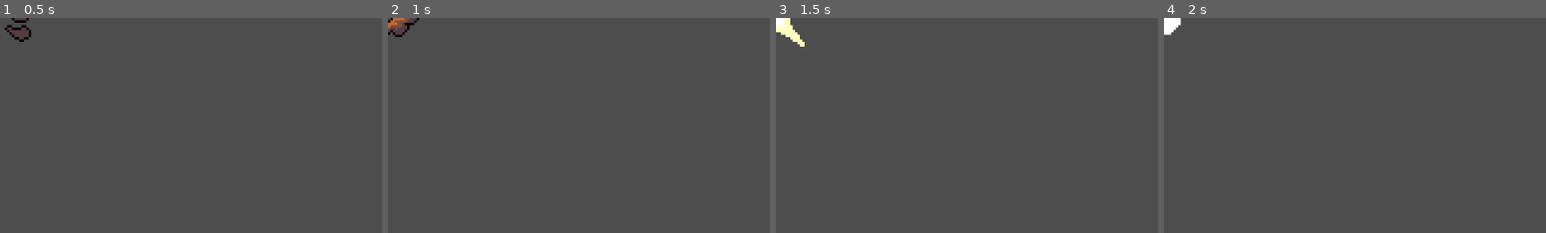
Above: before the commit, frames 1-4 (left to right).
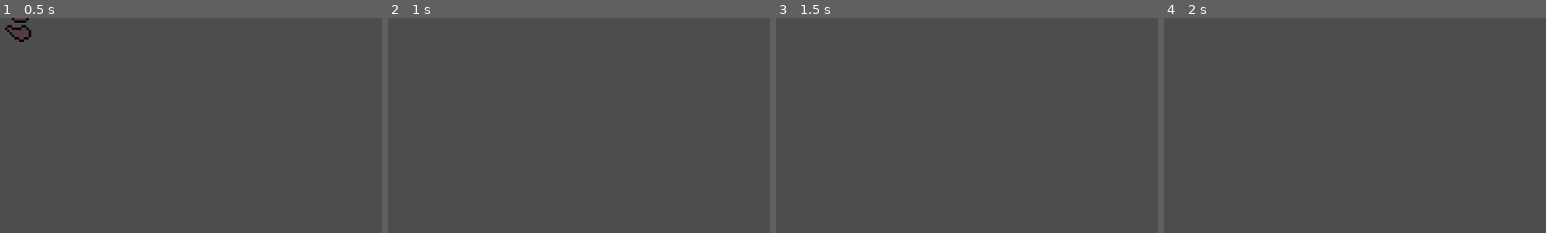
Above: after the commit, the same moments.

Repository: aryanscodingden/BladeBound
Game: Godot game, scene res://effects/death_effect.tscn
Same seed, same stepped clock (60 frames per second), same inputs: the game is played once before the commit and once after it. This scene is started directly instead of the project's main scene.
Inputs:
- Up to frame 1 (0.5 s): no input
- Up to frame 2 (1 s): tap Enter at 0.5 s; hold D (move_right) from 0.53 s (still down); tap J (attack) at 0.6 s
- Up to frame 3 (1.5 s): tap Space at 1.25 s; release D (move_right) at 1.28 s; hold S (move_down) from 1.28 s (still down); tap J (attack) at 1.35 s
- Up to frame 4 (2 s): keep holding S (move_down)
The pictures show only the part of the screen within x 0-50%, y 0-50%; the shares and areas given below are measured in that part.

Frame 1 is identical in both runs. In frame 2, 0.4% of the frame differs, in the area x 0-9%, y 0-9%; in frame 3, 0.5%, in the area x 0-8%, y 0-14%; in frame 4, 0.3%.

Commit message:
Added sound effects

Diff:
--- /dev/null
+++ b/default_bus_layout.tres
@@ -0,0 +1,15 @@
+[gd_resource type="AudioBusLayout" format=3 uid="uid://yx1gu8bi1lg5"]
+
+[resource]
+bus/1/name = &"Music"
+bus/1/solo = false
+bus/1/mute = false
+bus/1/bypass_fx = false
+bus/1/volume_db = -4.504105
+bus/1/send = &"Master"
+bus/2/name = &"Sounds"
+bus/2/solo = false
+bus/2/mute = false
+bus/2/bypass_fx = false
+bus/2/volume_db = -2.7080164
+bus/2/send = &"Master"
--- a/effects/death_effect.tscn
+++ b/effects/death_effect.tscn
@@ -1,6 +1,7 @@
-[gd_scene load_steps=13 format=3 uid="uid://d3f47raaukmes"]
+[gd_scene load_steps=14 format=3 uid="uid://d3f47raaukmes"]
 
 [ext_resource type="Texture2D" uid="uid://d2r1jlsqrj1wi" path="res://effects/enemy_death_effect.png" id="1_t8att"]
+[ext_resource type="AudioStream" uid="uid://dalfyjp8m8en" path="res://music_and_sounds/enemy_die_indian.mp3" id="2_rjmvn"]
 
 [sub_resource type="AtlasTexture" id="AtlasTexture_rjmvn"]
 atlas = ExtResource("1_t8att")
@@ -75,7 +76,7 @@
 "duration": 1.0,
 "texture": SubResource("AtlasTexture_qayjj")
 }],
-"loop": true,
+"loop": false,
 "name": &"default",
 "speed": 15.0
 }]
@@ -85,4 +86,9 @@
 autoplay = "default"
 frame_progress = 0.31180626
 
+[node name="AudioStreamPlayer2D" type="AudioStreamPlayer2D" parent="."]
+stream = ExtResource("2_rjmvn")
+autoplay = true
+bus = &"Sounds"
+
 [connection signal="animation_finished" from="." to="." method="queue_free"]
--- a/enemies/bat_enemy.gd
+++ b/enemies/bat_enemy.gd
@@ -7,7 +7,7 @@
 
 const speed = 30
 const friction = 200
-const hit_effect = preload("res://effects/hit_effect.tscn")
+const hit_effect = preload("uid://c56ny150wvyyv")
 const death_effect = preload("uid://d3f47raaukmes")
 var attack_timer: float = 0.0
 var hit_state_timer: float = 0.0
--- a/enemies/bat_enemy.tscn
+++ b/enemies/bat_enemy.tscn
@@ -172,9 +172,6 @@
 motion_mode = 1
 script = ExtResource("1_5gx0a")
 RangePlayer = 128
-attack_range = null
-attack_cooldown = null
-attack_damage = null
 stats = SubResource("Resource_ww8v4")
 
 [node name="Sprite2D" type="Sprite2D" parent="." groups=["player"]]
--- a/player/player.gd
+++ b/player/player.gd
@@ -9,7 +9,7 @@
 var attack_timer := 0.0
 var is_attacking = false
 @export var stats: Stats
-
+@onready var hurt_audio_stream_player: AudioStreamPlayer = $HurtAudioStreamPlayer
 @onready var sword_hitbox: Hitbox = $SwordHitbox
 @onready var hurtbox: Hurtbox = $Hurtbox
 @onready var blink_animation_player: AnimationPlayer = $BlinkAnimationPlayer
@@ -25,6 +25,7 @@
 	process_mode = Node.PROCESS_MODE_DISABLED
 
 func take_hit(other_hitbox: Hitbox) -> void:
+	hurt_audio_stream_player.play()
 	stats.health -= other_hitbox.damage
 	blink_animation_player.play("blink")
 
--- a/player/player.tscn
+++ b/player/player.tscn
@@ -1,10 +1,13 @@
-[gd_scene load_steps=60 format=3 uid="uid://b6jximq1jll0r"]
+[gd_scene load_steps=63 format=3 uid="uid://b6jximq1jll0r"]
 
 [ext_resource type="Texture2D" uid="uid://dnhvq8ohnbqvf" path="res://player/player.png" id="1_oul6g"]
 [ext_resource type="Resource" uid="uid://b6yc3xqatcq35" path="res://player/player_stats.tres" id="2_qjkh3"]
 [ext_resource type="Script" uid="uid://etqx0u5dg647" path="res://player/player.gd" id="2_rkbax"]
 [ext_resource type="Script" uid="uid://c4fipp0h28320" path="res://damage_boxes/hitbox.gd" id="3_g1dw6"]
+[ext_resource type="AudioStream" uid="uid://7pekyjlpp3dl" path="res://music_and_sounds/swipe.wav" id="4_g6k8r"]
+[ext_resource type="AudioStream" uid="uid://bo1manssoirp2" path="res://music_and_sounds/evade.wav" id="5_boad6"]
 [ext_resource type="Script" uid="uid://jl1qnr0oy7y4" path="res://damage_boxes/hurtbox.gd" id="5_qjkh3"]
+[ext_resource type="AudioStream" uid="uid://dvbtnrn8l6yiu" path="res://music_and_sounds/young-man-being-hurt-95628.mp3" id="8_rgyib"]
 
 [sub_resource type="Animation" id="Animation_rkbax"]
 length = 0.001
@@ -86,6 +89,21 @@
 "update": 1,
 "values": [false, true]
 }
+tracks/3/type = "audio"
+tracks/3/imported = false
+tracks/3/enabled = true
+tracks/3/path = NodePath("AudioStreamPlayer")
+tracks/3/interp = 1
+tracks/3/loop_wrap = true
+tracks/3/keys = {
+"clips": [{
+"end_offset": 0.0,
+"start_offset": 0.0,
+"stream": ExtResource("4_g6k8r")
+}],
+"times": PackedFloat32Array(0)
+}
+tracks/3/use_blend = true
 
 [sub_resource type="Animation" id="Animation_ebec5"]
 resource_name = "attack_left"
@@ -141,6 +159,21 @@
 "method": &"clear_hit_targets"
 }]
 }
+tracks/4/type = "audio"
+tracks/4/imported = false
+tracks/4/enabled = true
+tracks/4/path = NodePath("AudioStreamPlayer")
+tracks/4/interp = 1
+tracks/4/loop_wrap = true
+tracks/4/keys = {
+"clips": [{
+"end_offset": 0.0,
+"start_offset": 0.0,
+"stream": ExtResource("4_g6k8r")
+}],
+"times": PackedFloat32Array(0)
+}
+tracks/4/use_blend = true
 
 [sub_resource type="Animation" id="Animation_2ieo8"]
 resource_name = "attack_right"
@@ -196,6 +229,21 @@
 "method": &"clear_hit_targets"
 }]
 }
+tracks/4/type = "audio"
+tracks/4/imported = false
+tracks/4/enabled = true
+tracks/4/path = NodePath("AudioStreamPlayer")
+tracks/4/interp = 1
+tracks/4/loop_wrap = true
+tracks/4/keys = {
+"clips": [{
+"end_offset": 0.0,
+"start_offset": 0.0,
+"stream": ExtResource("4_g6k8r")
+}],
+"times": PackedFloat32Array(0)
+}
+tracks/4/use_blend = true
 
 [sub_resource type="Animation" id="Animation_yllr7"]
 resource_name = "attack_up"
@@ -237,6 +285,21 @@
 "update": 1,
 "values": [false, true]
 }
+tracks/3/type = "audio"
+tracks/3/imported = false
+tracks/3/enabled = true
+tracks/3/path = NodePath("AudioStreamPlayer")
+tracks/3/interp = 1
+tracks/3/loop_wrap = true
+tracks/3/keys = {
+"clips": [{
+"end_offset": 0.0,
+"start_offset": 0.0,
+"stream": ExtResource("4_g6k8r")
+}],
+"times": PackedFloat32Array(0)
+}
+tracks/3/use_blend = true
 
 [sub_resource type="Animation" id="Animation_e7oew"]
 resource_name = "roll_down"
@@ -254,6 +317,21 @@
 "update": 1,
 "values": [55, 56, 57, 58, 59]
 }
+tracks/1/type = "audio"
+tracks/1/imported = false
+tracks/1/enabled = true
+tracks/1/path = NodePath("AudioStreamPlayer")
+tracks/1/interp = 1
+tracks/1/loop_wrap = true
+tracks/1/keys = {
+"clips": [{
+"end_offset": 0.0,
+"start_offset": 0.0,
+"stream": ExtResource("5_boad6")
+}],
+"times": PackedFloat32Array(0)
+}
+tracks/1/use_blend = true
 
 [sub_resource type="Animation" id="Animation_wodsf"]
 resource_name = "roll_left"
@@ -271,6 +349,21 @@
 "update": 1,
 "values": [50, 51, 52, 53, 54]
 }
+tracks/1/type = "audio"
+tracks/1/imported = false
+tracks/1/enabled = true
+tracks/1/path = NodePath("AudioStreamPlayer")
+tracks/1/interp = 1
+tracks/1/loop_wrap = true
+tracks/1/keys = {
+"clips": [{
+"end_offset": 0.0,
+"start_offset": 0.0,
+"stream": ExtResource("5_boad6")
+}],
+"times": PackedFloat32Array(0)
+}
+tracks/1/use_blend = true
 
 [sub_resource type="Animation" id="Animation_32hag"]
 resource_name = "roll_right"
@@ -288,6 +381,21 @@
 "update": 1,
 "values": [40, 40, 41, 42, 43, 44]
 }
+tracks/1/type = "audio"
+tracks/1/imported = false
+tracks/1/enabled = true
+tracks/1/path = NodePath("AudioStreamPlayer")
+tracks/1/interp = 1
+tracks/1/loop_wrap = true
+tracks/1/keys = {
+"clips": [{
+"end_offset": 0.0,
+"start_offset": 0.0,
+"stream": ExtResource("5_boad6")
+}],
+"times": PackedFloat32Array(0)
+}
+tracks/1/use_blend = true
 
 [sub_resource type="Animation" id="Animation_tqiix"]
 resource_name = "roll_up"
@@ -305,6 +413,21 @@
 "update": 1,
 "values": [45, 46, 47, 48, 49]
 }
+tracks/1/type = "audio"
+tracks/1/imported = false
+tracks/1/enabled = true
+tracks/1/path = NodePath("AudioStreamPlayer")
+tracks/1/interp = 1
+tracks/1/loop_wrap = true
+tracks/1/keys = {
+"clips": [{
+"end_offset": 0.0,
+"start_offset": 0.0,
+"stream": ExtResource("5_boad6")
+}],
+"times": PackedFloat32Array(0)
+}
+tracks/1/use_blend = true
 
 [sub_resource type="Animation" id="Animation_8t03j"]
 resource_name = "run_down"
@@ -718,3 +841,10 @@
 libraries = {
 &"": SubResource("AnimationLibrary_x7c3f")
 }
+
+[node name="AudioStreamPlayer" type="AudioStreamPlayer" parent="."]
+bus = &"Sounds"
+
+[node name="HurtAudioStreamPlayer" type="AudioStreamPlayer" parent="."]
+stream = ExtResource("8_rgyib")
+bus = &"Sounds"
Not shown, added: music_and_sounds/Main theme song.mp3.import
Not shown, added: music_and_sounds/enemy_die_indian.mp3.import
Not shown, added: music_and_sounds/sword_movement.mp3.import
Not shown, added: music_and_sounds/young-man-being-hurt-95628.mp3.import
Not shown, added: music_and_sounds/Main theme song.mp3
Not shown, added: music_and_sounds/enemy_die_indian.mp3
Not shown, added: music_and_sounds/sword_movement.mp3
Not shown, added: music_and_sounds/young-man-being-hurt-95628.mp3
